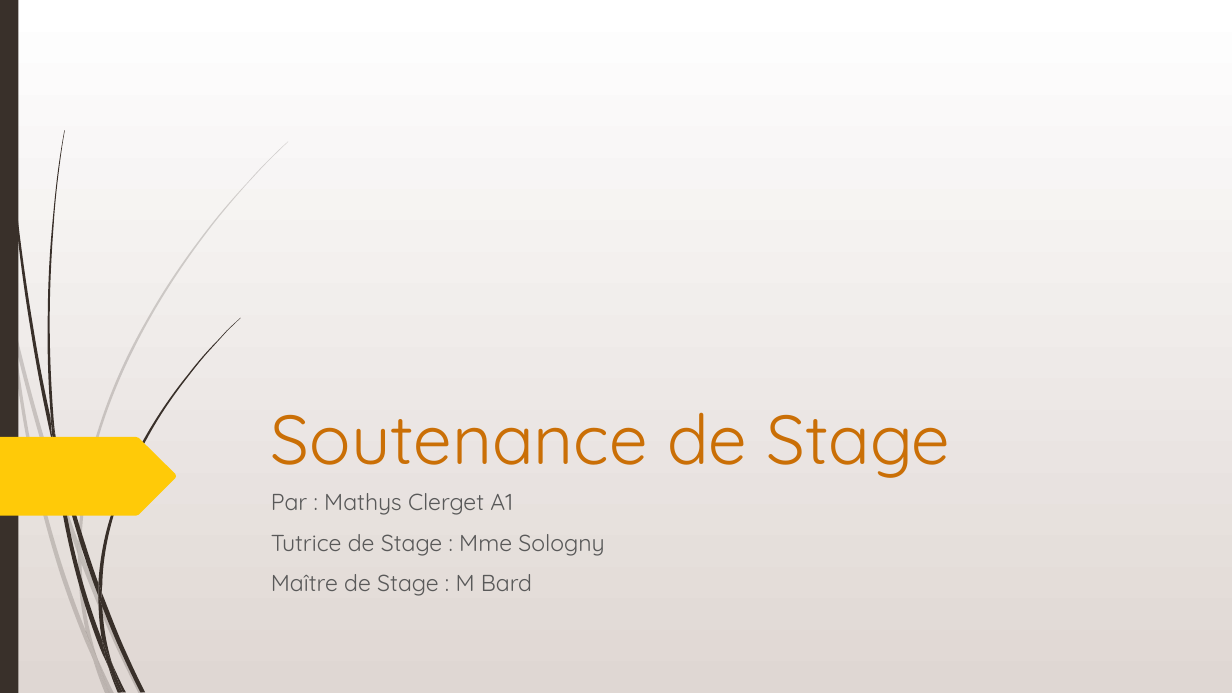
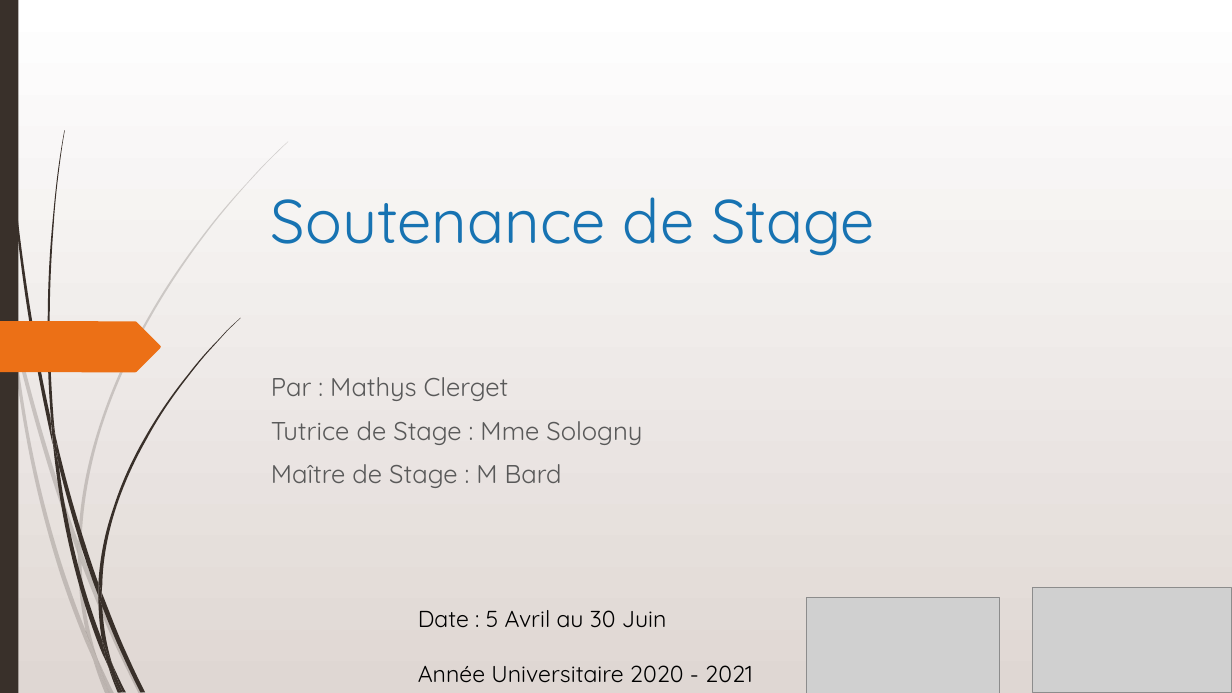
Before and after one commit to MathysC/Figures_Navon, a slide deck: slide 1 of Suivi stage/Rapport/Soutenance_de_Stage_Clerget.pptx. Drawn at 1232x693 pixels with LibreOffice and Linux fonts; fonts in the diff are those of the drawing; grey boxes stand for pictures; background and template pictures are left out. Boxes give left, top, right and bottom in pixels: in the first picture for what was removed or moved away, otherwise in the second. Text is boxed around its words. In the diff, an @@ line names an element or a change of style, - is before the commit and + after.

Commit message:
Fin Soutenance

```diff
--- a/Suivi stage/Rapport/Soutenance_de_Stage_Clerget.pptx
+++ b/Suivi stage/Rapport/Soutenance_de_Stage_Clerget.pptx
@@ title "Soutenance de Stage" moved from (x1=271, y1=412, x2=950, y2=478) to (x1=271, y1=197, x2=875, y2=256) @@
@@ title "Soutenance de Stage" at (x1=271, y1=197, x2=875, y2=256): size 54 to 48 pt, text colour #CA6F06 to #1773B2; vertical alignment bottom to middle @@
@@ freeform shape added at (x1=0, y1=322, x2=161, y2=372), fill #EC7016 @@
@@ text "Par : Mathys Clerget" moved from (x1=271, y1=493, x2=604, y2=596) to (x1=271, y1=377, x2=642, y2=488) @@
@@ text "Par : Mathys Clerget" at (x1=271, y1=377, x2=642, y2=488): vertical alignment top to middle @@
@@ text at (x1=271, y1=377, x2=509, y2=401): text changed; size 18 to 20 pt @@
-Par : Mathys Clerget A1
+Par : Mathys Clerget
@@ freeform shape removed at (x1=0, y1=437, x2=177, y2=516) @@
@@ text at (x1=271, y1=421, x2=642, y2=488): size 18 to 20 pt in "Tutrice de Stage : Mme Sologny", "Maître de Stage : M Bard" @@
@@ picture added at (x1=807, y1=597, x2=999, y2=693) @@
@@ picture added at (x1=1032, y1=588, x2=1232, y2=693) @@
@@ text added at (x1=418, y1=610, x2=753, y2=683), 18 pt, text #000000 @@
+Date : 5 Avril au 30 Juin
+Année Universitaire 2020 - 2021
```
Also in this commit, not shown: 3 other slides changed, 9 slides added, 5 other files.
